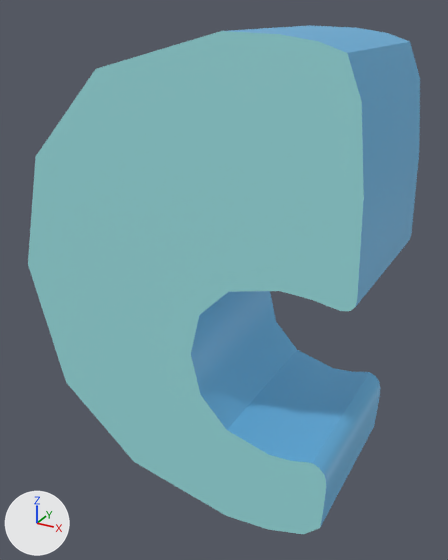
A saved change to the glTF model scene/models/alphaNum/c.glb.
Both versions are drawn from a camera (50 mm lens) standing at (0.303, -0.533, 0.48) and looking at (0.009, 0.0, 0.213). Arrows for +X, +Y and +Z are at lower left; the lights stay in place. Objects named as collision shapes, trigger or cutter boxes, shadow casters or lower levels of detail are left out. Where no turn or scale is listed for an object, it has been applied to the vertices.

Before the edit, the objects in view are built like this:
```python
mat_dark = principled_material('Dark')
mat_dark.base_color = (0.101, 0.338, 0.562)  # blue #599dc6
mat_dark.emission_color = (0.02, 0.0673, 0.113)  # dark blue #27495e
mat_dark.emission_strength = 1.0
mat_light = principled_material('Light')
mat_light.base_color = (0.251, 0.566, 0.581)  # cyan #89c6c8
mat_light.emission_color = (0.05, 0.113, 0.115)  # dark cyan #3f5e5f
mat_light.emission_strength = 1.0
me_text_041 = bpy.data.meshes.new('Text.041')
me_text_041.from_pydata(...)  # 72 vertices, 140 faces; spans x -0.183..0.18, y -0.09..0.09, z -0.014..0.464
# faces by material slot: [72, 68]
me_text_041.materials.append(mat_dark)  # blue #599dc6
me_text_041.materials.append(mat_light)  # cyan #89c6c8
ob_c = bpy.data.objects.new('c', me_text_041)
ob_c.location = (0.0, 0.0, 0.0)
```
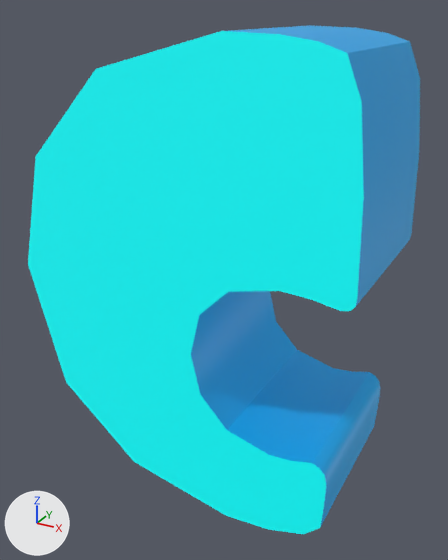
Edits to the bpy script that builds the scene:
```text
Change mat_light:
    mat_light.base_color: (0.251, 0.566, 0.581) -> (0.0, 1.0, 1.0)  # cyan #89c6c9 -> cyan #00ffff
    mat_light.emission_color: (0.05, 0.113, 0.115) -> (0.0, 0.2, 0.2)  # dark cyan #3f5e5f -> dark cyan #007c7c
Change mat_dark:
    mat_dark.base_color: (0.101, 0.338, 0.562) -> (0.0, 0.296, 0.651)  # blue #599dc6 -> cyan #0094d3
    mat_dark.emission_color: (0.02, 0.0673, 0.113) -> (0.0, 0.0592, 0.13)  # dark blue #27495e -> dark blue #004565
```

Changed parts and their boxes (x1, y1, x2, y2) in the pictures (448 x 560 px):
'c', recoloured
    both: (28, 25, 420, 534)
